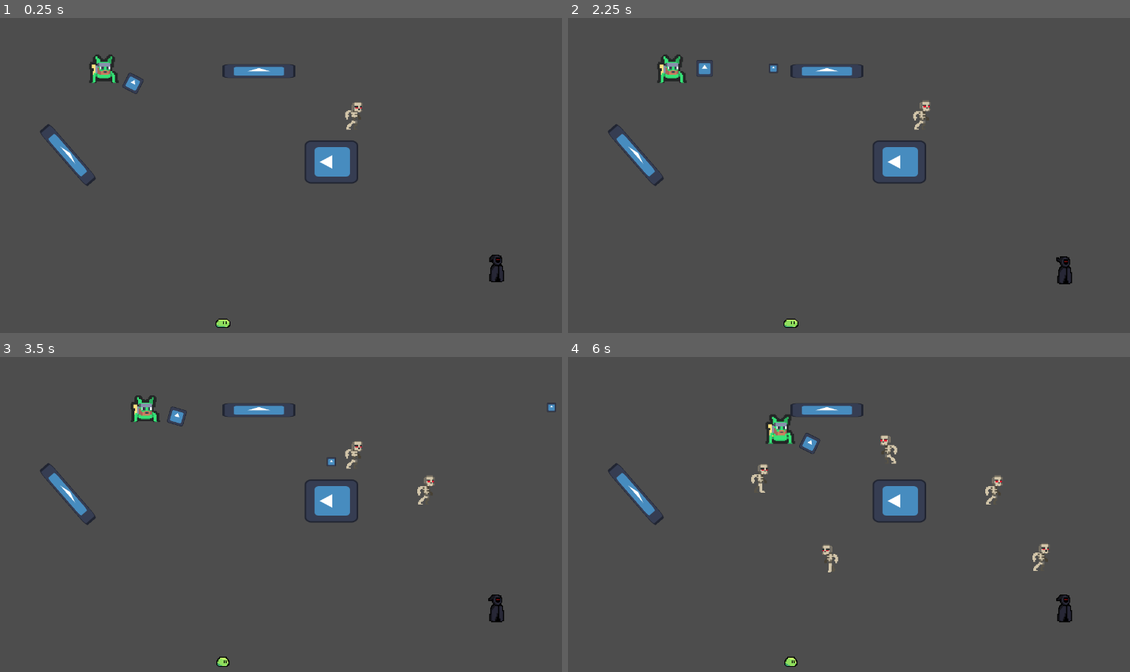
Above: before the commit, frames 1-4 (two rows, left to right).
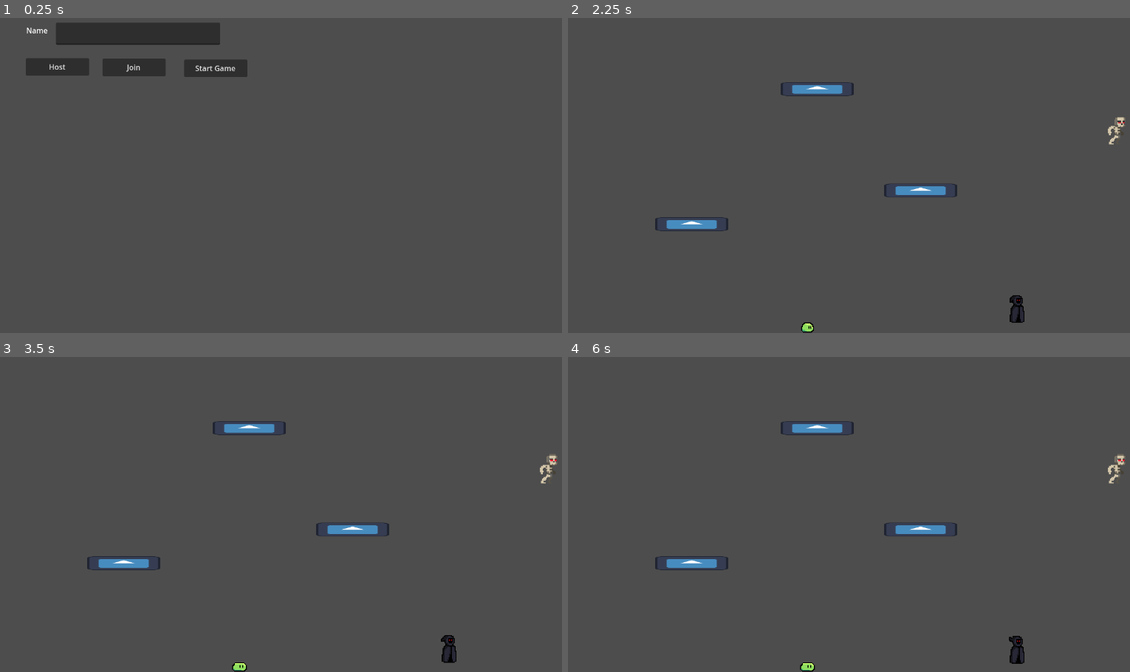
Above: after the commit, the same moments.

Repository: naixsu/CROCPNG
Game: Godot game, scene res://Scenes/Testing/NaixTestScenes/Multiplayer.tscn
Two runs of this game, one before a commit and one after it. Both use one fixed random seed, a clock stepped at 60 frames per second and the inputs below. Before the commit the project starts from res://Scenes/Testing/NaixTestScenes/NaixTestScene.tscn. The engine's default icon, where the game draws it, is replaced by a stand-in: a white triangle on a blue panel in a dark square.
Inputs (mouse positions are in pixels of both pictures, inside the frame that each line leads up to):
- Up to frame 1 (0.25 s): no input
- Up to frame 2 (2.25 s): click (624, 68) at 0.5 s, where only the run after the commit has a clickable "Host"; click (702, 68) at 1.25 s, where only the run after the commit has a clickable "Join"; click (781, 68) at 2 s, where only the run after the commit has a clickable "Start Game"
- Up to frame 3 (3.5 s): tap Enter (ui_accept) at 2.75, 3.02, 3.32 s; move the mouse to (427, 489) at 2.77 s; press the mouse at (427, 489) at 2.78 s; hold D (Right) from 2.78 s (still down); right-click (427, 489) at 3.05 s
- Up to frame 4 (6 s): move the mouse to (747, 523) at 3.52 s; release D (Right) at 3.53 s; release the mouse at (747, 523) at 3.53 s; hold S (Down) 3.53-4.28 s; right-click (747, 523) at 3.6 s; tap Enter (ui_accept) at 3.77, 3.8, 4.07, 4.35, 5.27, 5.57 s; move the mouse to (922, 432) at 4.27 s; press the mouse at (922, 432) at 4.28 s; hold D (Right) 4.28-5.03 s; move the mouse to (832, 571) at 5.02 s; release the mouse at (832, 571) at 5.03 s; hold W (Up) 5.03-5.78 s; click (832, 571) at 5.1 s; right-click (832, 571) at 5.3 s; move the mouse to (1040, 555) at 5.77 s; hold A (Left) from 5.78 s (still down); right-click (1040, 555) at 5.85 s

The runs differ from the first frame. In frame 1, 5.8% of the frame differs, in the area x 4-90%, y 1-99%; in frame 2, 3.7%; in frame 3, 3.9%; in frame 4, 4.2%.
Error after the commit: Attempt to call function 'compress' in base 'null instance' on a null instance. (res://Scripts/Testing/NaixTestScripts/MultiplayerController.gd:76)

Commit message:
Initial multiplayer

Diff:
--- a/Scenes/Player/Player.tscn
+++ b/Scenes/Player/Player.tscn
@@ -134,6 +134,12 @@
 [sub_resource type="RectangleShape2D" id="RectangleShape2D_yqhsm"]
 size = Vector2(64, 58)
 
+[sub_resource type="SceneReplicationConfig" id="SceneReplicationConfig_ffpdr"]
+properties/0/path = NodePath(".:position")
+properties/0/spawn = true
+properties/0/sync = true
+properties/0/watch = false
+
 [node name="Player" type="CharacterBody2D" groups=["Player"]]
 script = ExtResource("1_xmmu7")
 Bullet = ExtResource("2_m4sy4")
@@ -166,3 +172,6 @@
 one_shot = true
 
 [node name="StatsContainer (Not functioning for now)" type="Node2D" parent="."]
+
+[node name="MultiplayerSynchronizer" type="MultiplayerSynchronizer" parent="."]
+replication_config = SubResource("SceneReplicationConfig_ffpdr")
--- /dev/null
+++ b/Scenes/Testing/NaixTestScenes/BulletManager.tscn
@@ -0,0 +1,6 @@
+[gd_scene load_steps=2 format=3 uid="uid://utq2kx37qqfe"]
+
+[ext_resource type="Script" path="res://Scripts/Bullet/BulletManager.gd" id="1_duw3m"]
+
+[node name="BulletManager" type="Node2D"]
+script = ExtResource("1_duw3m")
--- /dev/null
+++ b/Scenes/Testing/NaixTestScenes/Multiplayer.tscn
@@ -0,0 +1,54 @@
+[gd_scene load_steps=2 format=3 uid="uid://bxtn8e8m61sj3"]
+
+[ext_resource type="Script" path="res://Scripts/Testing/NaixTestScripts/MultiplayerController.gd" id="1_wmt0j"]
+
+[node name="Multiplayer" type="Control"]
+layout_mode = 3
+anchors_preset = 15
+anchor_right = 1.0
+anchor_bottom = 1.0
+grow_horizontal = 2
+grow_vertical = 2
+script = ExtResource("1_wmt0j")
+
+[node name="Host" type="Button" parent="."]
+layout_mode = 0
+offset_left = 56.0
+offset_top = 124.0
+offset_right = 193.0
+offset_bottom = 162.0
+text = "Host"
+
+[node name="Join" type="Button" parent="."]
+layout_mode = 0
+offset_left = 222.0
+offset_top = 125.0
+offset_right = 359.0
+offset_bottom = 163.0
+text = "Join"
+
+[node name="StartGame" type="Button" parent="."]
+layout_mode = 0
+offset_left = 399.0
+offset_top = 127.0
+offset_right = 536.0
+offset_bottom = 165.0
+text = "Start Game"
+
+[node name="NameEdit" type="LineEdit" parent="."]
+layout_mode = 0
+offset_left = 121.0
+offset_top = 47.0
+offset_right = 477.0
+offset_bottom = 95.0
+
+[node name="NameEditLabel" type="Label" parent="NameEdit"]
+layout_mode = 0
+offset_left = -64.0
+offset_top = 5.0
+offset_bottom = 42.0
+text = "Name"
+
+[connection signal="button_down" from="Host" to="." method="_on_host_button_down"]
+[connection signal="button_down" from="Join" to="." method="_on_join_button_down"]
+[connection signal="button_down" from="StartGame" to="." method="_on_start_game_button_down"]
--- /dev/null
+++ b/Scenes/Testing/NaixTestScenes/TestMultiplayerScene.tscn
@@ -0,0 +1,44 @@
+[gd_scene load_steps=8 format=3 uid="uid://cgiky6rcbuxga"]
+
+[ext_resource type="Script" path="res://Scripts/Testing/NaixTestScripts/TestMultiplayerScene.gd" id="1_cahup"]
+[ext_resource type="PackedScene" uid="uid://s741h0igfq5k" path="res://Scenes/Testing/NaixTestScenes/TestPlatforms.tscn" id="2_1merq"]
+[ext_resource type="PackedScene" uid="uid://utq2kx37qqfe" path="res://Scenes/Testing/NaixTestScenes/BulletManager.tscn" id="2_fnk86"]
+[ext_resource type="PackedScene" uid="uid://bgucyml2yx36p" path="res://Scenes/Player/Player.tscn" id="3_8q6be"]
+[ext_resource type="PackedScene" uid="uid://bvfw8vhc4i3ac" path="res://Scenes/Enemies/EnemyA/EnemyA.tscn" id="3_jn6np"]
+[ext_resource type="PackedScene" uid="uid://b461wubwupbqh" path="res://Scenes/Enemies/EnemyB/EnemyB.tscn" id="4_v02mc"]
+[ext_resource type="PackedScene" uid="uid://bx77fvysan881" path="res://Scenes/Enemies/EnemyC/EnemyC.tscn" id="5_0qcgn"]
+
+[node name="TestMultiplayerScene" type="Node2D"]
+script = ExtResource("1_cahup")
+BulletManager = ExtResource("2_fnk86")
+PlayerScene = ExtResource("3_8q6be")
+
+[node name="Platforms" type="Node2D" parent="."]
+
+[node name="TestPlatform" parent="Platforms" instance=ExtResource("2_1merq")]
+position = Vector2(540, 191)
+
+[node name="TestPlatform2" parent="Platforms" instance=ExtResource("2_1merq")]
+position = Vector2(268, 484)
+
+[node name="TestPlatform3" parent="Platforms" instance=ExtResource("2_1merq")]
+position = Vector2(764, 411)
+
+[node name="Enemies" type="Node2D" parent="."]
+
+[node name="EnemyA" parent="Enemies" instance=ExtResource("3_jn6np")]
+position = Vector2(1188, 278)
+
+[node name="EnemyB" parent="Enemies" instance=ExtResource("4_v02mc")]
+position = Vector2(969, 670)
+
+[node name="EnemyC" parent="Enemies" instance=ExtResource("5_0qcgn")]
+position = Vector2(519, 687)
+
+[node name="PlayerSpawnPoints" type="Node2D" parent="."]
+
+[node name="0" type="Node2D" parent="PlayerSpawnPoints" groups=["PlayerSpawnPoint"]]
+position = Vector2(44, 110)
+
+[node name="1" type="Node2D" parent="PlayerSpawnPoints" groups=["PlayerSpawnPoint"]]
+position = Vector2(144, 56)
--- a/Scripts/Player/Player.gd
+++ b/Scripts/Player/Player.gd
@@ -13,8 +13,9 @@
 
 # Onready vars here
 @onready var anim = $AnimatedSprite2D
-@onready var gun_rotation = $GunRotation
-@onready var fire_cooldown = $FireCooldown
+@onready var gunRotation = $GunRotation
+@onready var fireCooldown = $FireCooldown
+@onready var multiplayerSynchronizer = $MultiplayerSynchronizer
 
 # Signals here
 signal player_fired_bullet(bullet, pos, dir)
@@ -23,30 +24,32 @@
 var dead = false
 
 func _ready():
+	multiplayerSynchronizer.set_multiplayer_authority(str(name).to_int())
 	anim.play("idle")
 
 func _physics_process(delta):
-	var direction = Input.get_vector("Left", "Right", "Up", "Down")
+	if multiplayerSynchronizer.get_multiplayer_authority() == multiplayer.get_unique_id():
+		var direction = Input.get_vector("Left", "Right", "Up", "Down")
 
-	velocity = direction * speed
+		velocity = direction * speed
 
-	# Play the death animation
-	# TODO:
-	# Remove this later when adding the actual death feature
-	if Input.is_action_just_pressed("ui_accept"):
-		dead = not dead
-		anim.play("death")
+		# Play the death animation
+		# TODO:
+		# Remove this later when adding the actual death feature
+		if Input.is_action_just_pressed("ui_accept"):
+			dead = not dead
+			anim.play("death")
 
-	if Input.is_action_just_pressed("Spawn"):
-		var e = Enemy.instantiate()
-		e.global_position = get_global_mouse_position()
-		get_tree().root.add_child(e)
-		print("Spawned Enemy")
+		if Input.is_action_just_pressed("Spawn"):
+			var e = Enemy.instantiate()
+			e.global_position = get_global_mouse_position()
+			get_tree().root.add_child(e)
+			print("Spawned Enemy")
 
-	if not dead:
-		update_gun_rotation()
-		move_and_slide()
-		update_animation()
+		if not dead:
+			update_gun_rotation()
+			move_and_slide()
+			update_animation()
 
 func _unhandled_input(event):
 	# TODO:
@@ -58,7 +61,7 @@
 
 func update_gun_rotation():
 	# Rotates the gun arrow according to the mouse position
-	gun_rotation.look_at(get_global_mouse_position())
+	gunRotation.look_at(get_global_mouse_position())
 
 func update_animation():
 	flip_sprite()
@@ -76,10 +79,12 @@
 		anim.flip_h = false
 
 func fire():
-	if fire_cooldown.is_stopped():
+	if fireCooldown.is_stopped():
 		var b = Bullet.instantiate()
-	#	b.global_position = gun_rotation.get_node("BulletSpawn").global_position
-	#	b.rotation_degrees = gun_rotation.rotation_degrees
+#		b.global_position = gunRotation.get_node("BulletSpawn").global_position
+#		b.rotation_degrees = gunRotation.rotation_degrees
+#	# 	Add bullet to the tree
+#		get_tree().root.add_child(b)
 	#
 	#	# Set direction of bullet
 	#	var target = get_global_mouse_position()
@@ -89,10 +94,10 @@
 		# Add bullet to the tree
 	#	get_tree().root.add_child(b)
 		var target = get_global_mouse_position()
-		var pos = gun_rotation.get_node("BulletSpawn").global_position
+		var pos = gunRotation.get_node("BulletSpawn").global_position
 		var direction_to_mouse = pos.direction_to(target).normalized()
 		emit_signal("player_fired_bullet", b, pos, direction_to_mouse)
-		fire_cooldown.start()
+		fireCooldown.start()
 
 
 func handle_hit():
--- /dev/null
+++ b/Scripts/Testing/NaixTestScripts/GameManager.gd
@@ -0,0 +1,15 @@
+# Autoloaded in Project > Project Settings > Autoload
+# Makes this script global, kinda like an instance in Unity
+extends Node
+
+var players = {}
+
+
+# Called when the node enters the scene tree for the first time.
+func _ready():
+	pass # Replace with function body.
+
+
+# Called every frame. 'delta' is the elapsed time since the previous frame.
+func _process(delta):
+	pass
--- /dev/null
+++ b/Scripts/Testing/NaixTestScripts/MultiplayerController.gd
@@ -0,0 +1,91 @@
+extends Control
+
+@export var address = "127.0.0.1"
+@export var port = 8910
+
+@onready var nameEdit = $NameEdit
+
+var peer
+
+
+# Called when the node enters the scene tree for the first time.
+func _ready():
+	multiplayer.peer_connected.connect(peer_connected)
+	multiplayer.peer_disconnected.connect(peer_disconnected)
+	multiplayer.connected_to_server.connect(connected_to_server)
+	multiplayer.connection_failed.connect(connection_failed)
+
+	pass # Replace with function body.
+
+
+# Called every frame. 'delta' is the elapsed time since the previous frame.
+func _process(delta):
+	pass
+
+# Gets called on the server and clients
+func peer_connected(id):
+	print("Player connected: " + str(id))
+
+# Gets called on the server and clients
+func peer_disconnected(id):
+	print("Player disconnected: " + str(id))
+
+# Called only from clients
+func connected_to_server():
+	print("Connected to server")
+	send_player_information.rpc_id(1, nameEdit.text, multiplayer.get_unique_id())
+
+@rpc("any_peer")
+func send_player_information(name, id):
+	if !GameManager.players.has(id):
+		GameManager.players[id] = {
+			"name": name,
+			"id": id,
+			# other: other
+		}
+
+	if multiplayer.is_server():
+		for i in GameManager.players:
+			send_player_information.rpc(GameManager.players[i].name, i)
+
+# Called only from clients
+func connection_failed():
+	print("Connection failed")
+
+
+
+func _on_host_button_down():
+	peer = ENetMultiplayerPeer.new()
+	var error = peer.create_server(port, 2)
+
+	if error != OK:
+		print("Cannot host: " + str(error))
+		return
+
+	peer.get_host().compress(ENetConnection.COMPRESS_RANGE_CODER) # Make sure to have the same compression
+	multiplayer.set_multiplayer_peer(peer)
+	print("Waiting for players")
+
+	send_player_information(nameEdit.text, multiplayer.get_unique_id())
+	pass # Replace with function body.
+
+
+func _on_join_button_down():
+	peer = ENetMultiplayerPeer.new()
+	peer.create_client(address, port)
+	peer.get_host().compress(ENetConnection.COMPRESS_RANGE_CODER)
+	multiplayer.set_multiplayer_peer(peer)
+
+	pass # Replace with function body.
+
+
+@rpc("any_peer", "call_local") # anyone can call this. maybe try only the host can click start
+func start_game():
+	var scene = load("res://Scenes/Testing/NaixTestScenes/TestMultiplayerScene.tscn").instantiate()
+	get_tree().root.add_child(scene)
+	self.hide()
+
+
+func _on_start_game_button_down():
+	start_game.rpc()
+	pass # Replace with function body.
--- /dev/null
+++ b/Scripts/Testing/NaixTestScripts/TestMultiplayerScene.gd
@@ -0,0 +1,26 @@
+extends Node2D
+
+@export var BulletManager: PackedScene
+@export var PlayerScene: PackedScene
+#@onready var bullet_manager = $BulletManager
+
+# Called when the node enters the scene tree for the first time.
+func _ready():
+	var index = 0
+
+	for i in GameManager.players:
+		var currentPlayer = PlayerScene.instantiate()
+		var bulletManagerInstance = BulletManager.instantiate()
+		currentPlayer.name = str(GameManager.players[i].id)
+#		currentPlayer.connect("player_fired_bullet", bullet_manager.handle_bullet_spawned)
+#		currentPlayer.connect("player_fired_bullet", BulletManager.handle_bullet_spawned)
+		currentPlayer.connect("player_fired_bullet", bulletManagerInstance.handle_bullet_spawned)
+		add_child(currentPlayer)
+		add_child(bulletManagerInstance)
+
+		for spawn in get_tree().get_nodes_in_group("PlayerSpawnPoint"):
+			if spawn.name == str(index):
+				currentPlayer.global_position = spawn.global_position
+		index += 1
+
+	# playerScene.connect("player_fired_bullet", bullet_manager.handle_bullet_spawned)
--- a/project.godot
+++ b/project.godot
@@ -11,9 +11,13 @@
 [application]
 
 config/name="CROCPNG"
-run/main_scene="res://Scenes/Testing/NaixTestScenes/NaixTestScene.tscn"
+run/main_scene="res://Scenes/Testing/NaixTestScenes/Multiplayer.tscn"
 config/features=PackedStringArray("4.1", "Mobile")
 config/icon="res://icon.svg"
+
+[autoload]
+
+GameManager="*res://Scripts/Testing/NaixTestScripts/GameManager.gd"
 
 [display]
 
Not shown: 1 places in Scenes/Player/Player.tscn that only renumber resources
Not shown, added: Scenes/Testing/NaixTestScenes/Tes8A3F.tmp
